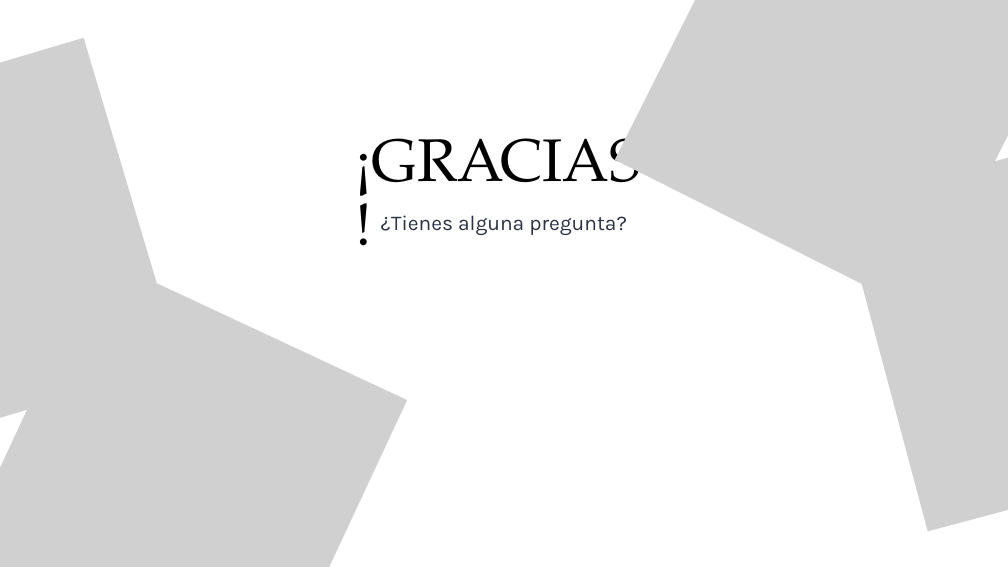
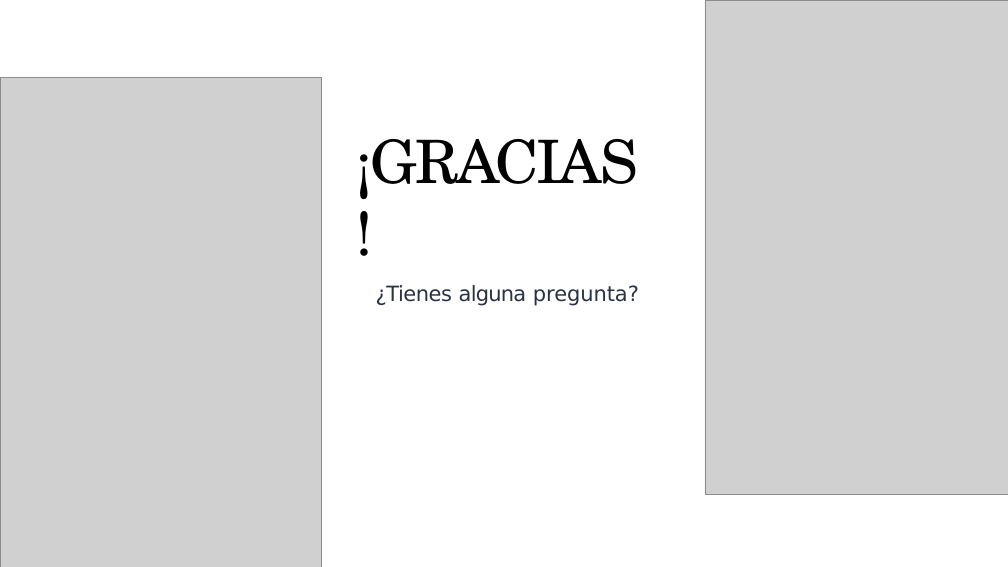
Before and after one commit to mpdp40/Proyecto_Optimisacion_MANANI-, a slide deck: slide 20 of fase 1/Evidencias_Grupales/Presentacíon Proyecto.pptx. Drawn at 1008x567 pixels with LibreOffice and Linux fonts; fonts in the diff are those of the drawing; grey boxes stand for pictures. Boxes give left, top, right and bottom in pixels: in the first picture for what was removed or moved away, otherwise in the second. Text is boxed around its words. In the diff, an @@ line names an element or a change of style, - is before the commit and + after.

```diff
--- a/fase 1/Evidencias_Grupales/Presentacíon Proyecto.pptx
+++ b/fase 1/Evidencias_Grupales/Presentacíon Proyecto.pptx
@@ picture removed at [615, 0, 1008, 313] @@
@@ picture added at [705, 0, 1008, 494] @@
@@ picture removed at [0, 38, 181, 457] @@
@@ picture added at [0, 77, 322, 567] @@
@@ title "¡GRACIAS!": place and size @@
-title "¡GRACIAS!" at [381, 215, 627, 235]
+title "¡GRACIAS!" at [355, 139, 639, 306]
@@ text removed at [355, 118, 641, 204] @@
-¡GRACIAS!
@@ picture removed at [840, 119, 1008, 531] @@
@@ title at [355, 139, 638, 199]: paragraph added @@
+¡GRACIAS!
@@ picture removed at [0, 256, 407, 567] @@
@@ title at [376, 285, 639, 306]: font Karla to DejaVu Sans, text colour #2B3244 to #2A3244 in "¿Tienes alguna pregunta?"; letter spacing 0 to -0.7 pt in "¿Tienes"; letter spacing 0 to -1.1 pt in "alguna"; letter spacing 0 to -0.1 pt in "pregunta?"; alignment centre to left; indent changed; line spacing 39pt to 1; more space between paragraphs @@
```
Also in this commit, not shown: 19 other slides changed.
